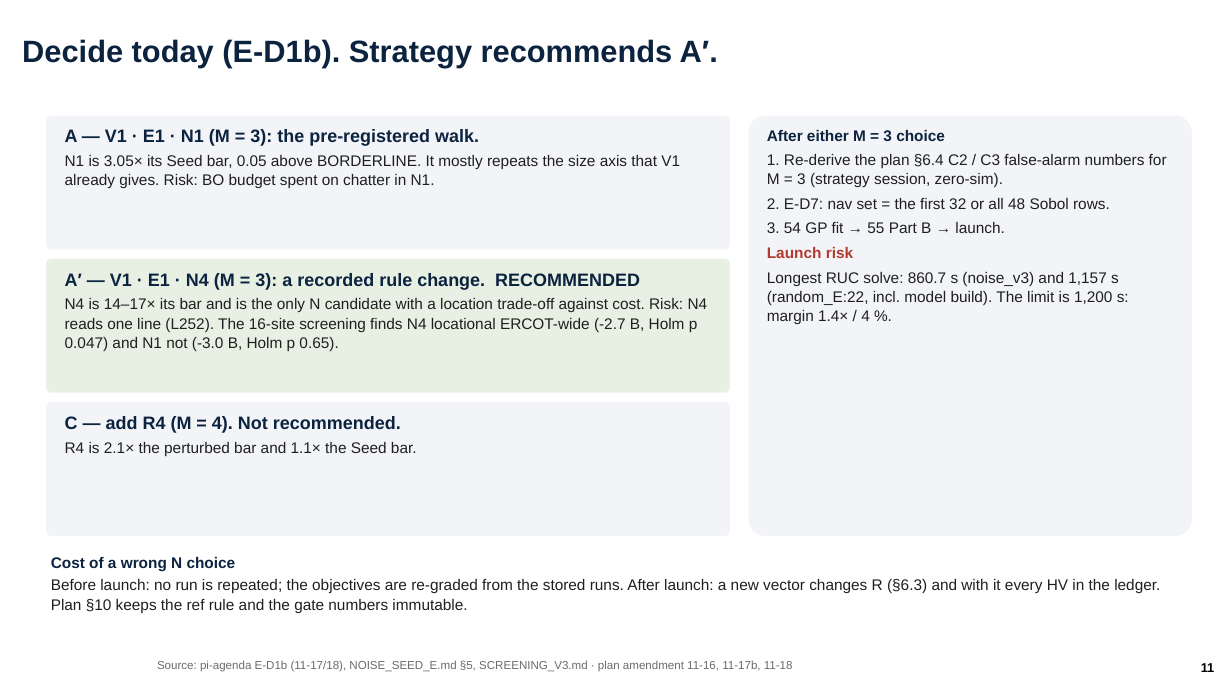
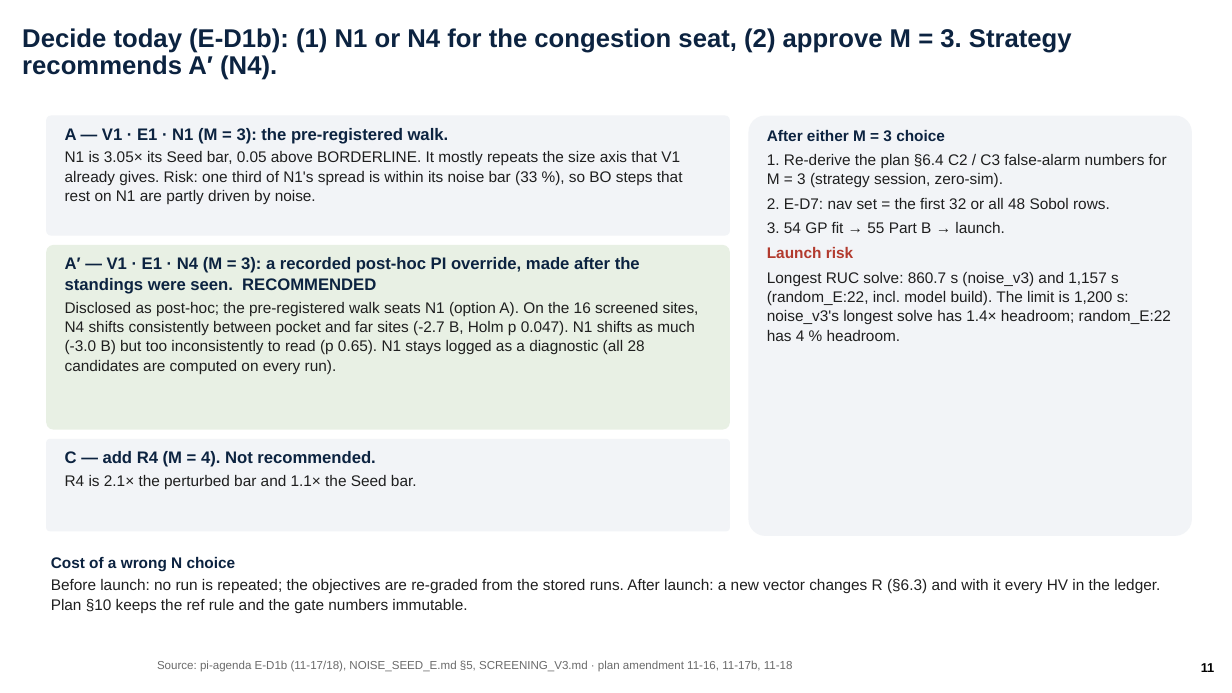
Before and after one commit to ylu283/RTS-GMLC, a slide deck: slide 11 of trial_0826/ercot/analysis/pi_objectives/ercot_objectives.pptx. Drawn at 1232x693 pixels with LibreOffice and Linux fonts; fonts in the diff are those of the drawing; background and template pictures are left out. Boxes give left, top, right and bottom in pixels: in the first picture for what was removed or moved away, otherwise in the second. Text is boxed around its words. In the diff, an @@ line names an element or a change of style, - is before the commit and + after.

Commit message:
deck(64) review round: B1–B8 + S1–S12 from three reviews — ruler names (median / 11-16 median), titles name N4 (A′ = disclosed post-hoc PI override), site-class wording, one A3 sentence, 5x5 rho matrix, rebuilt screening chart, sub/superscripts, engineering units, frozen external snippets; 214 assertions; validator PASSED; render-checked

```diff
--- a/trial_0826/ercot/analysis/pi_objectives/ercot_objectives.pptx
+++ b/trial_0826/ercot/analysis/pi_objectives/ercot_objectives.pptx
@@ title at (22, 28, 1072, 80): text changed; size 24 to 20 pt @@
-Decide today (E-D1b). Strategy recommends A′.
+Decide today (E-D1b): (1) N1 or N4 for the congestion seat, (2) approve M = 3. Strategy recommends A′ (N4).
@@ rounded rectangle: place and size @@
-rounded rectangle at (46, 116, 730, 250)
+rounded rectangle at (46, 116, 730, 236)
@@ text at (65, 128, 449, 144): size 14 to 13 pt in "A — V1 · E1 · N1 ..."; less space between paragraphs @@
@@ text at (65, 151, 683, 204): text changed @@
-N1 is 3.05× its Seed bar, 0.05 above BORDERLINE. It mostly repeats the size axis that V1 already gives. Risk: BO budget spent on chatter in N1.
+N1 is 3.05× its Seed bar, 0.05 above BORDERLINE. It mostly repeats the size axis that V1 already gives. Risk: one third of N1's spread is within its noise bar (33 %), so BO steps that rest on N1 are partly driven by noise.
@@ rounded rectangle: place and size @@
-rounded rectangle at (46, 259, 730, 393)
+rounded rectangle at (46, 245, 730, 430)
@@ text at (65, 257, 699, 374): text changed @@
-A′ — V1 · E1 · N4 (M = 3): a recorded rule change. RECOMMENDED
-N4 is 14–17× its bar and is the only N candidate with a location trade-off against cost. Risk: N4 reads one line (L252). The 16-site screening finds N4 locational ERCOT-wide (-2.7 B, Holm p 0.047) and N1 not (-3.0 B, Holm p 0.65).
+A′ — V1 · E1 · N4 (M = 3): a recorded post-hoc PI override, made after the standings were seen. RECOMMENDED
+Disclosed as post-hoc; the pre-registered walk seats N1 (option A). On the 16 screened sites, N4 shifts consistently between pocket and far sites (-2.7 B, Holm p 0.047). N1 shifts as much (-3.0 B) but too inconsistently to read (p 0.65). N1 stays logged as a diagnostic (all 28 candidates are computed on every run).
@@ text at (767, 272, 1171, 341): text changed @@
-Longest RUC solve: 860.7 s (noise_v3) and 1,157 s (random_E:22, incl. model build). The limit is 1,200 s: margin 1.4× / 4 %.
+Longest RUC solve: 860.7 s (noise_v3) and 1,157 s (random_E:22, incl. model build). The limit is 1,200 s: noise_v3's longest solve has 1.4× headroom; random_E:22 has 4 % headroom.
@@ rounded rectangle: place and size @@
-rounded rectangle at (46, 402, 730, 536)
+rounded rectangle at (46, 439, 730, 531)
@@ text "C — add R4 (M ...": place and size @@
-text "C — add R4 (M ..." at (65, 416, 417, 456)
+text "C — add R4 (M ..." at (65, 451, 417, 489)
@@ text "C — add R4 (M ..." at (65, 451, 417, 489): size 14 to 13 pt in "C — add R4 (M = 4). ..."; less space between paragraphs @@
```
Also in this commit, not shown: 17 other slides changed, 14 other files.
